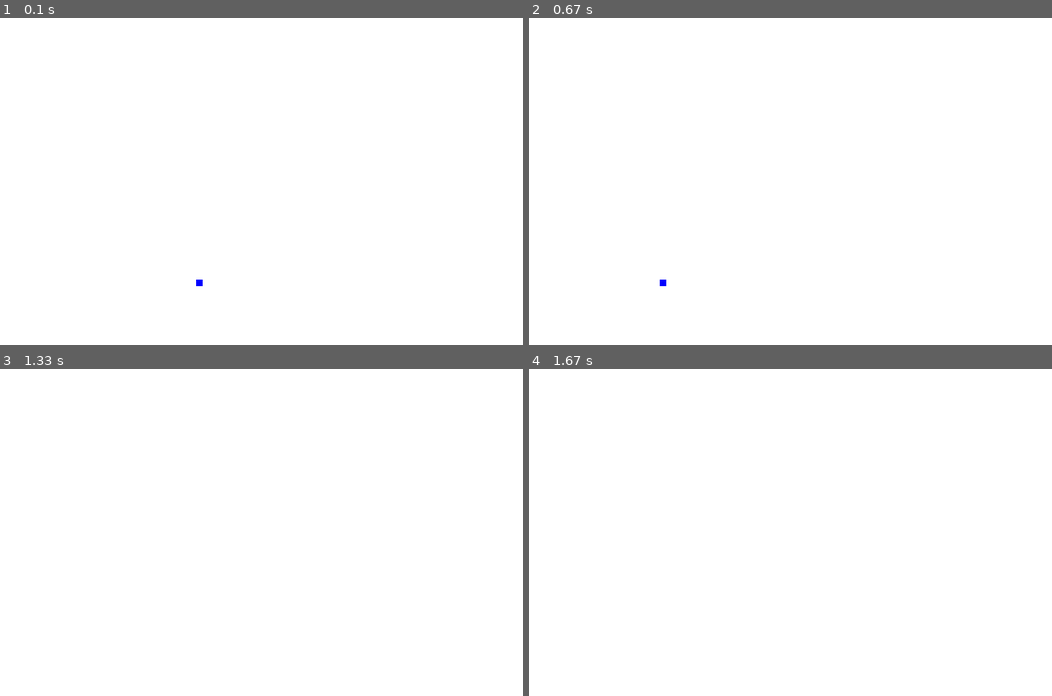
Above: before the commit, frames 1-4 (two rows, left to right).
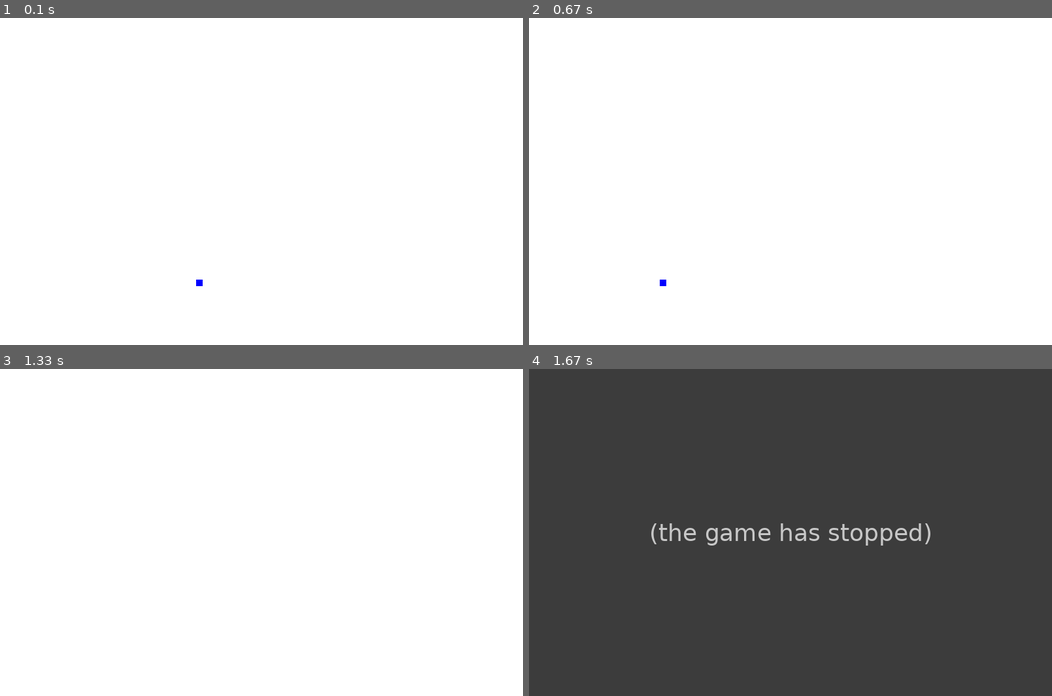
Above: after the commit, the same moments.

Repository: AndreyMaslouski/June
Game: pygame game, started from D/PyGame/zmeika.py
Same seed, same stepped clock (60 frames per second), same inputs: the game is played once before the commit and once after it.
Inputs:
- Up to frame 1 (0.1 s): no input
- Up to frame 2 (0.67 s): hold Left from 0.33 s (still down)
- Up to frame 3 (1.33 s): release Left at 0.87 s; hold Down 0.9-1.2 s
- Up to frame 4 (1.67 s): no input

Frames 1-3 are identical in both runs. In frame 4, 100% of the frame differs, in the area x 0-100%, y 0-100%.
After the commit the program exited at 1.58 s; later frames show no game.

Commit message:
Поставил значение, если змейка выбежит за экран, то наш цикл прекратит работу, т.е. игра остановится - окошко с ней закроется.

Diff:
--- a/D/PyGame/zmeika.py
+++ b/D/PyGame/zmeika.py
@@ -38,6 +38,10 @@
             elif event.key == pygame.K_DOWN:
                 x1_change = 0
                 y1_change = 10
+
+    if x1>=800 or x1<0 or y1>=600 or y1<0:
+        game_over = True
+
     x1+=x1_change
     y1+=y1_change
     dis.fill(white)
